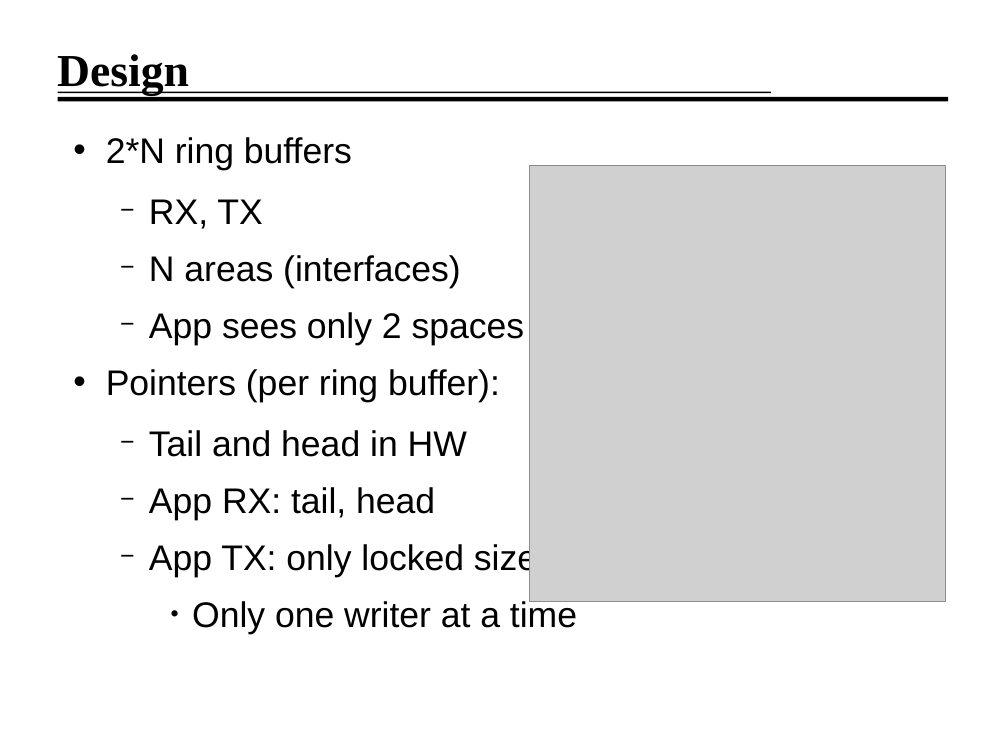
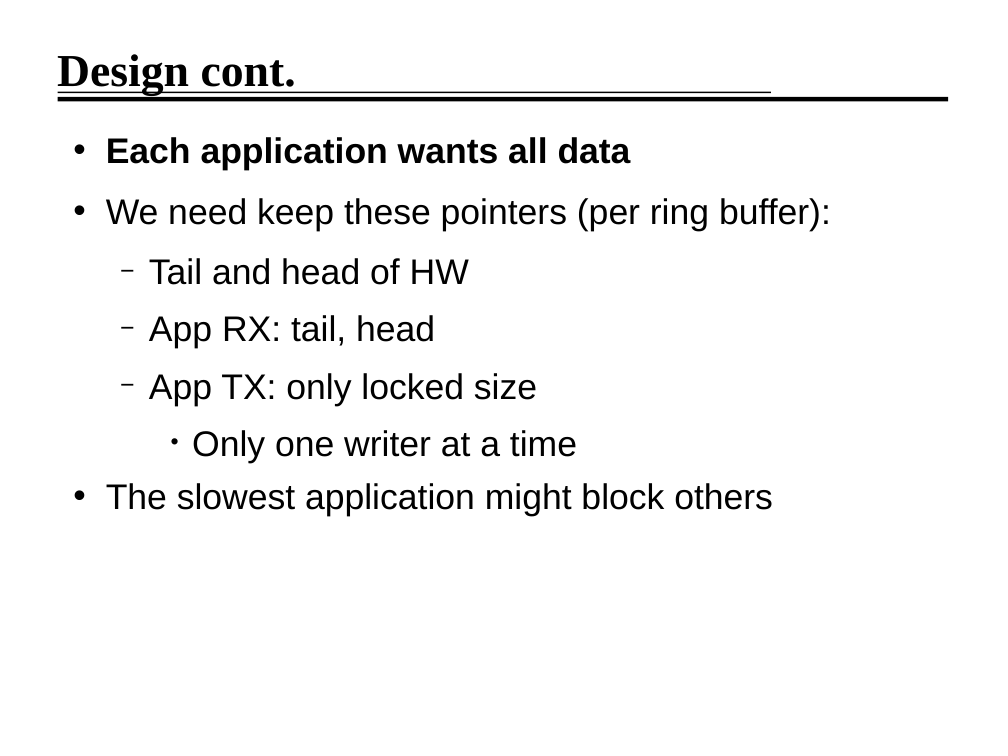
Before and after one commit to jirislaby/writings, a slide deck: slide 4 of presentation/seminar.odp (slide 3 before the commit). Drawn at 1008x756 pixels with LibreOffice and Linux fonts; fonts in the diff are those of the drawing; grey boxes stand for pictures; background and template pictures are left out. Boxes give left, top, right and bottom in pixels: in the first picture for what was removed or moved away, otherwise in the second. Text is boxed around its words. In the diff, an @@ line names an element or a change of style, - is before the commit and + after.

```diff
--- a/presentation/seminar.odp
+++ b/presentation/seminar.odp
@@ title at [57,54,296,96]: text changed @@
-Design
+Design cont.
@@ text at [106,137,831,285]: text changed @@
-• 2*N ring buffers
-  − RX, TX
-  − N areas (interfaces)
-  − App sees only 2 spaces
-• Pointers (per ring buffer):
-  − Tail and head in HW
+• Each application wants all data
+• We need keep these pointers (per ring buffer):
+  − Tail and head of HW
@@ picture removed at [530,166,946,601] @@
@@ text at [106,483,773,516]: paragraph added @@
+• The slowest application might block others
```
Also in this commit, not shown: 2 other slides changed, 1 slide added, 2 other files.
